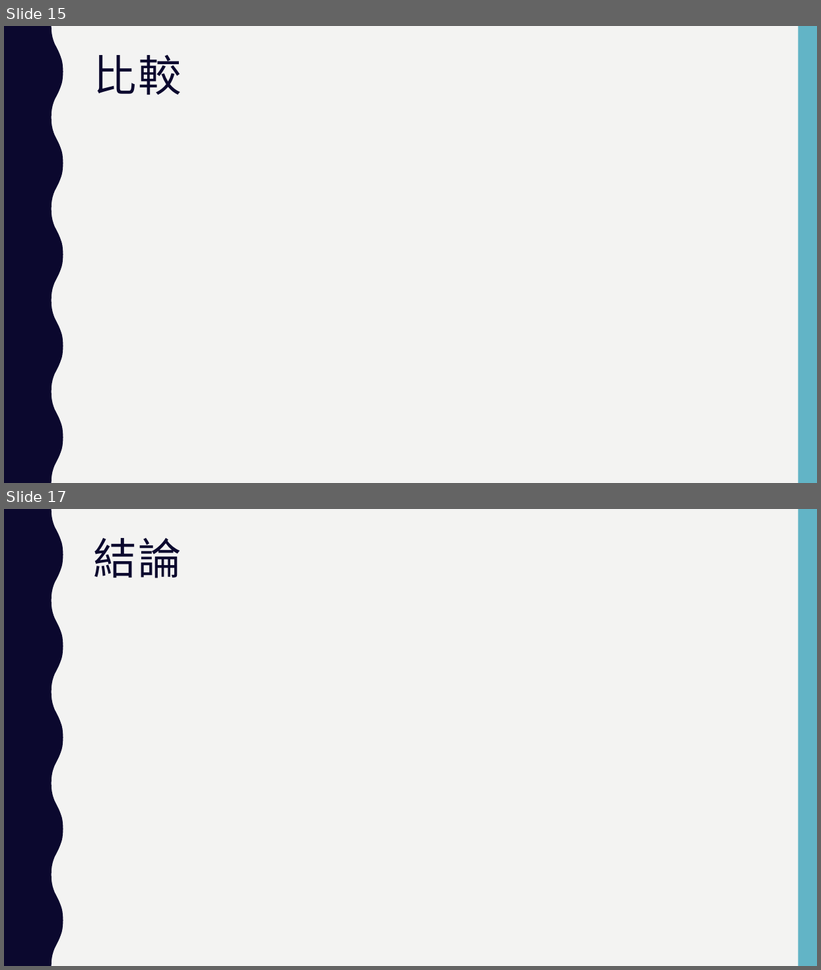
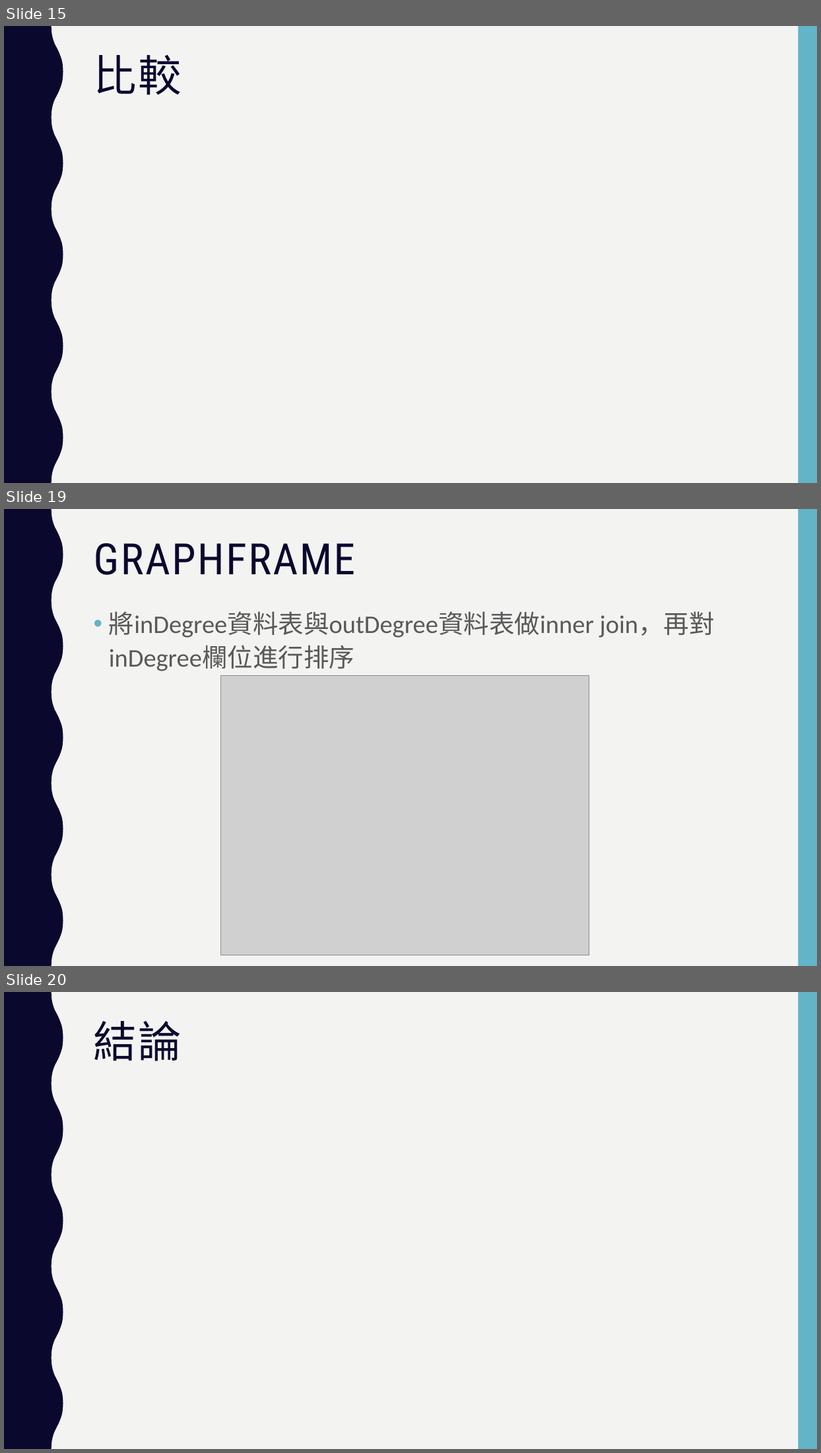
Before and after one commit to Aurako/NCCU2018_distributed-systems_group6, a slide deck: finalproject.pptx. Shown one above the other, each under a label of ours: slides 15 and 17 before the commit, slides 15, 19 and 20 after it; the slides between them are not shown. The pictures are 821x970 and 821x1453 pixels, drawn with LibreOffice and Linux fonts; fonts in the diff are those of the drawing; grey boxes stand for pictures. Boxes give left, top, right and bottom in pixels: in the first picture for what was removed or moved away, otherwise in the second. Text is boxed around its words. In the diff, an @@ line names an element or a change of style, - is before the commit and + after.

```diff
--- a/finalproject.pptx
+++ b/finalproject.pptx
@@ slide 19 added at [4, 509, 817, 966], background #F3F3F2; not listed: 2 template elements that a slide beside it also shows @@
@@ title added at [94, 543, 356, 575], 51 pt, text #0B082E @@
+GRAPHFRAME
@@ text added at [109, 611, 715, 671], 30 pt, text #595959 @@
+• 將inDegree資料表與outDegree資料表做inner join，再對inDegree欄位進行排序
@@ picture added at [221, 675, 589, 956] @@
@@ what was slide 17 is now slide 20 @@
```
Also in this commit, not shown: 2 slides changed, 3 other slides added, 1 slide removed.
